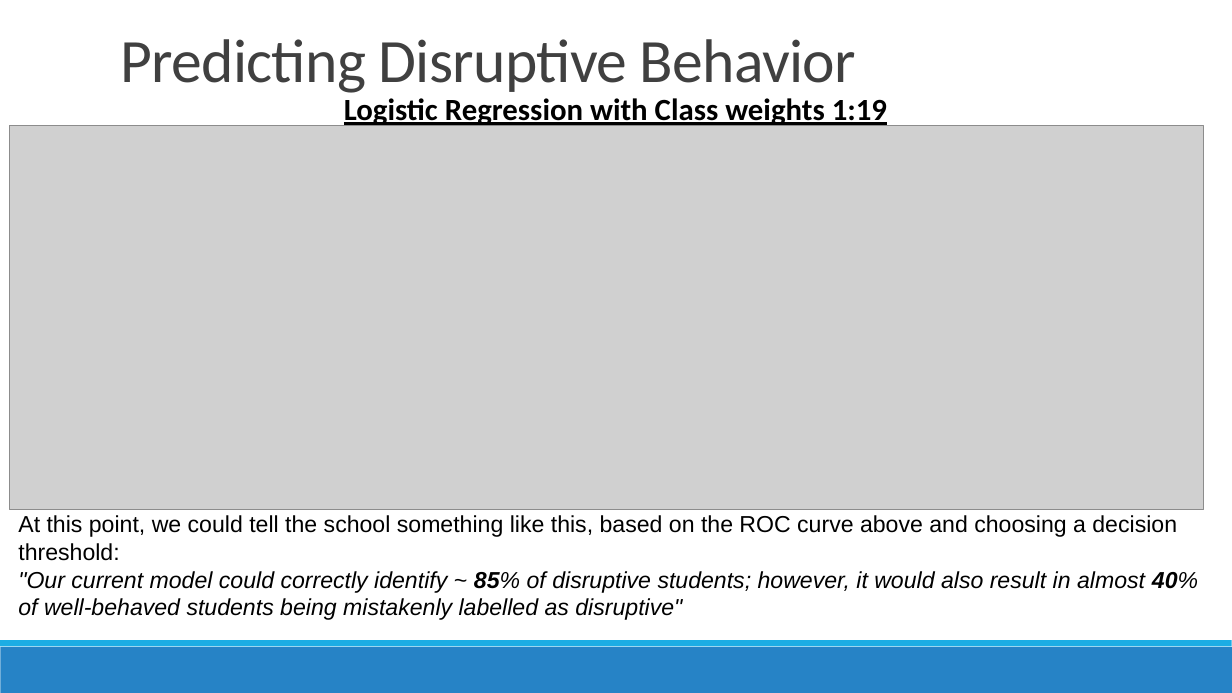
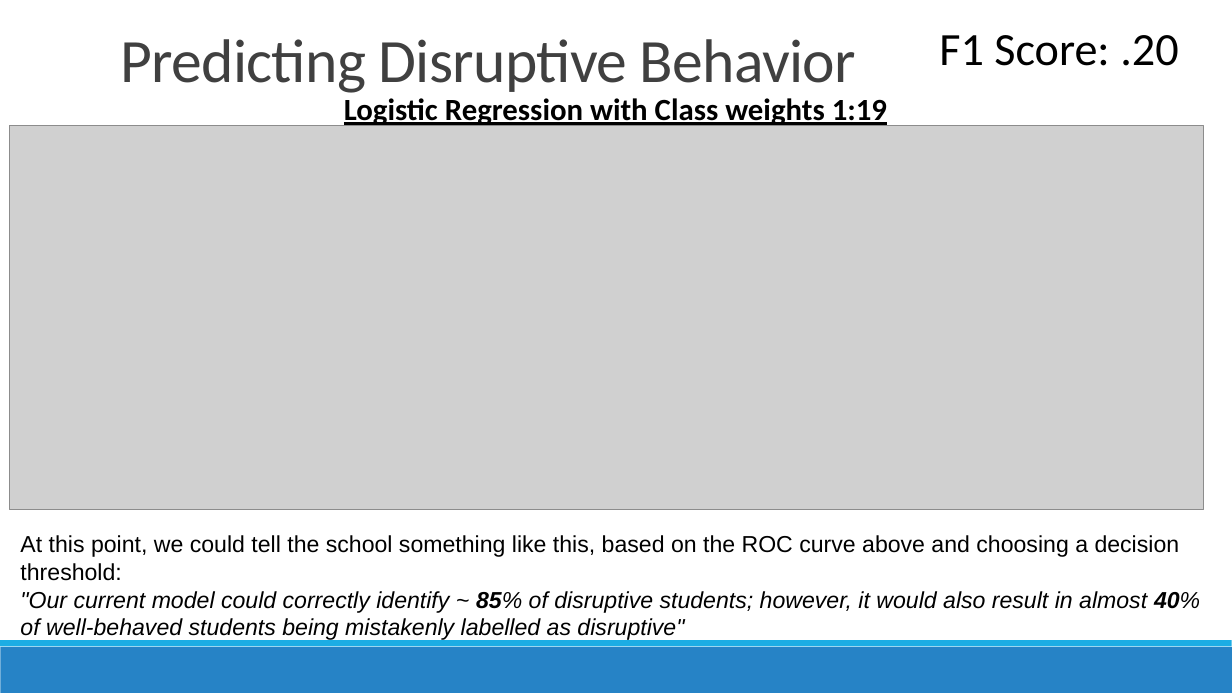
Before and after one commit to conditg/predicting-disruption, a slide deck: slide 12 of DisruptCapstone.pptx. Drawn at 1232x693 pixels with LibreOffice and Linux fonts; fonts in the diff are those of the drawing; grey boxes stand for pictures. Boxes give left, top, right and bottom in pixels: in the first picture for what was removed or moved away, otherwise in the second. Text is boxed around its words. In the diff, an @@ line names an element or a change of style, - is before the commit and + after.

```diff
--- a/DisruptCapstone.pptx
+++ b/DisruptCapstone.pptx
@@ text added at (939,35,1178,66), 36 pt, text #000000 @@
+F1 Score: .20
@@ text "At this point, we could ...": place and size @@
-text "At this point, we could ..." at (18,515,1198,620)
+text "At this point, we could ..." at (20,535,1200,641)
```
Also in this commit, not shown: 3 other slides changed.
